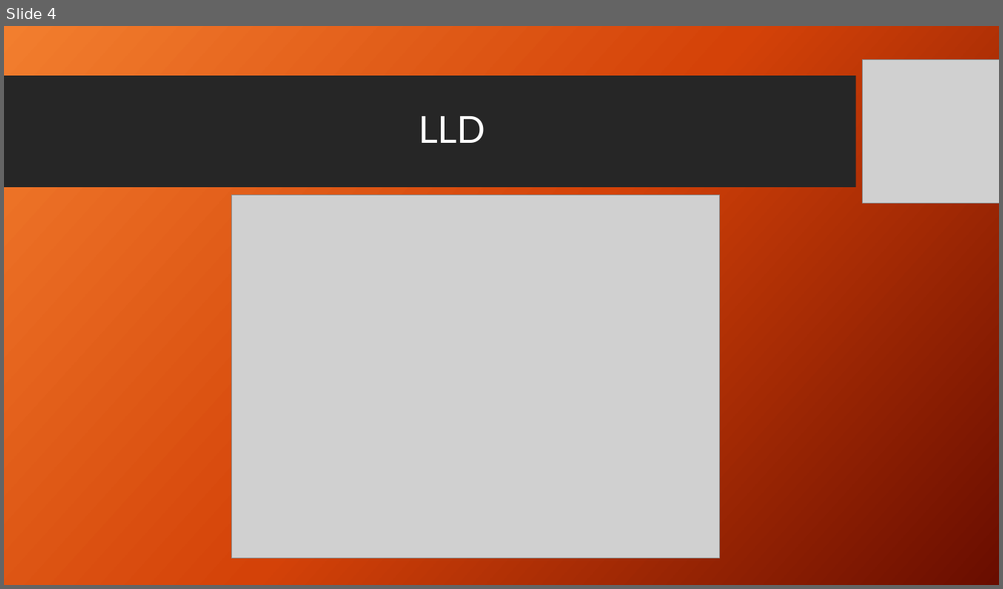
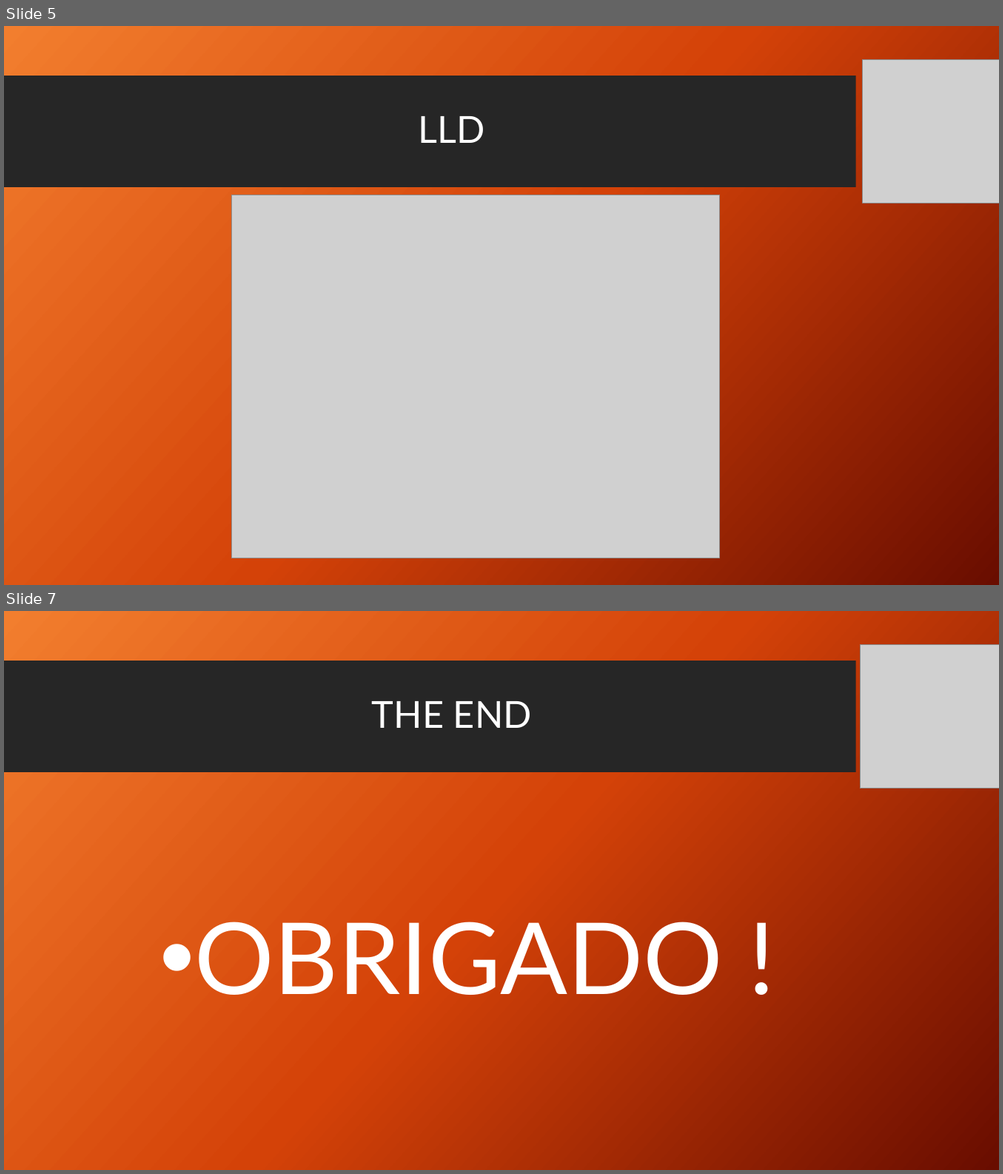
Before and after one commit to mvdd1998/MATHEUS-PROJETO-INDIVIDUAL, a slide deck: Documentos/ppt_do_projeto.pptx. Shown one above the other, each under a label of ours: slide 4 before the commit, slides 5 and 7 after it; the slides between them are not shown. The pictures are 1003x589 and 1003x1174 pixels, drawn with LibreOffice and Linux fonts; fonts in the diff are those of the drawing; grey boxes stand for pictures; background and template pictures are left out. Boxes give left, top, right and bottom in pixels: in the first picture for what was removed or moved away, otherwise in the second. Text is boxed around its words. In the diff, an @@ line names an element or a change of style, - is before the commit and + after.

```diff
--- a/Documentos/ppt_do_projeto.pptx
+++ b/Documentos/ppt_do_projeto.pptx
@@ slide 7 added at (4,611,999,1170), background picture (left out); not listed: 1 template element that a slide beside it also shows @@
@@ picture added at (859,644,999,789) @@
@@ title added at (372,701,532,728), 36 pt, text #FFFFFF @@
+THE END
@@ text added at (194,922,723,1012), 96 pt, text #FFFFFF @@
+• OBRIGADO !
@@ what was slide 4 is now slide 5 @@
```
Also in this commit, not shown: 1 slide changed, 1 other slide added, 17 other files.
